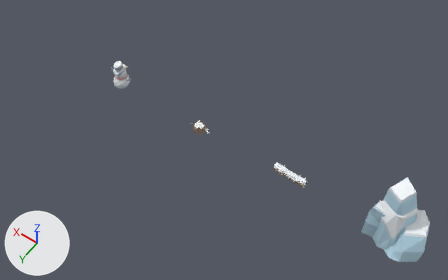
Two versions of the glTF model assets/obstacles.glb, one commit apart.
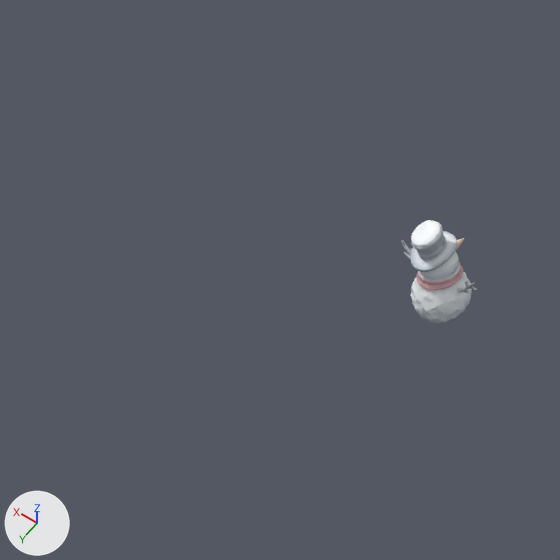
Each version is shown from a 50 mm lens placed at (132.9, 23.8, 37.5), pointed at (151.9, -2.8, -4.2), then close up on the part from 0% to 35% of the width and 0% to 55% of the height. Every picture has the same lights, and +X, +Y and +Z are marked at lower left. The last two pictures show the newer version.

Objects in the first close-up: 'snowman'.
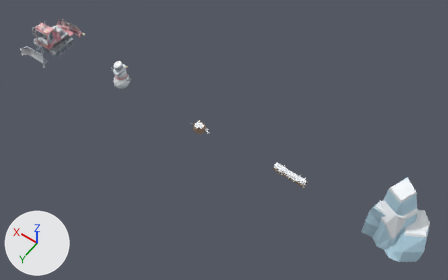
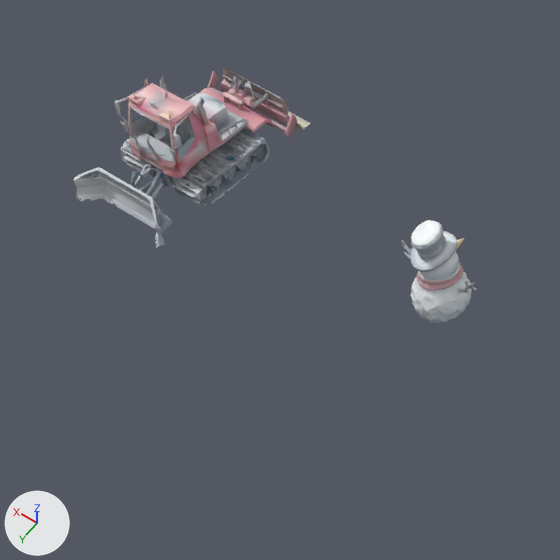
Patch to the scene script:
```diff
--- a/assets/obstacles.glb.py
+++ b/assets/obstacles.glb.py
@@ mat_defaultmaterial_021 @@
+mat_defaultmaterial_021 = bpy.data.materials.new('DefaultMaterial.021')
+mat_defaultmaterial_021.use_nodes = True; mat_defaultmaterial_021.node_tree.nodes.clear()
+_N = mat_defaultmaterial_021.node_tree.nodes; _L = mat_defaultmaterial_021.node_tree.links
+n0 = _N.new('ShaderNodeOutputMaterial'); n0.name = 'Material Output'
+n1 = _N.new('ShaderNodeBsdfPrincipled'); n1.name = 'Principled BSDF'
+n2 = _N.new('ShaderNodeVertexColor'); n2.name = 'Color Attribute'
+_L.new(n1.outputs[0], n0.inputs[0])  # 'BSDF' to 'Surface'
+_L.new(n2.outputs[0], n1.inputs[0])  # 'Color' to 'Base Color'
@@ me_cat @@
+me_cat.from_pydata(...)  # 2920 vertices, 7999 faces; spans x -1.45..1.45, y -2.6..2.6, z 0.0..2.6
+me_cat.materials.append(mat_defaultmaterial_021)
@@ ob_cat @@
+ob_cat = bpy.data.objects.new('cat', me_cat)
+ob_cat.location = (168.0, 0.0, 0.0)
```

Location of each change, (x1, y1, x2, y2) in pixels of the close-ups (560 x 560 px):
'cat', added
    after: (74, 68, 311, 248)
